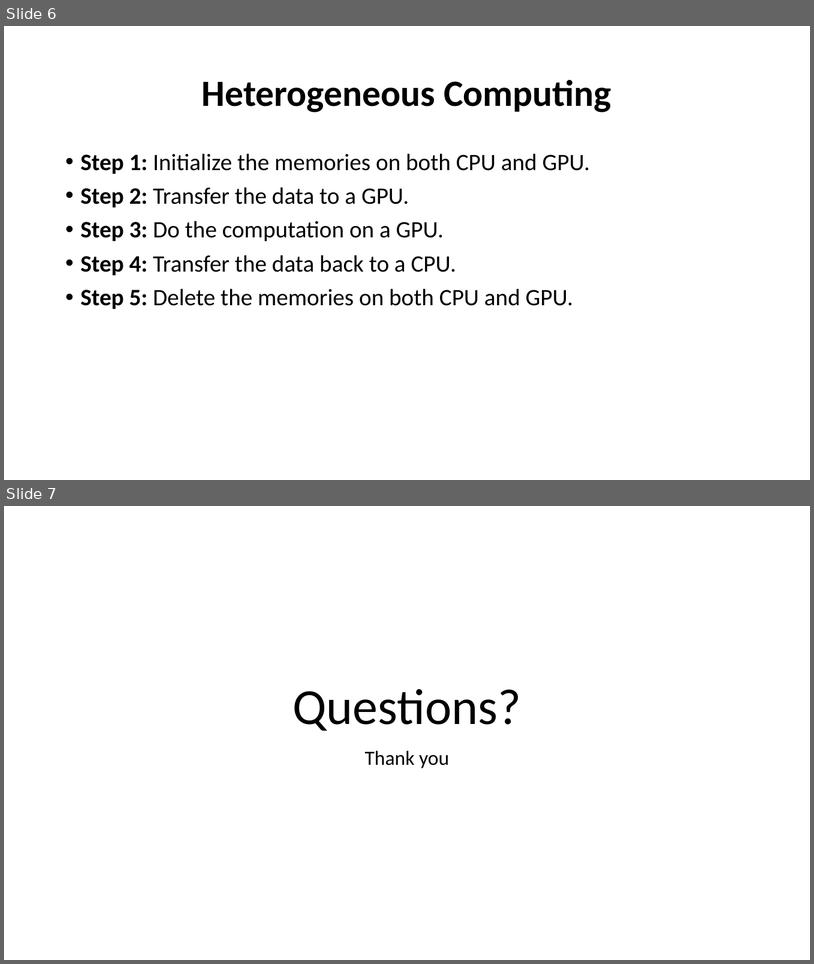
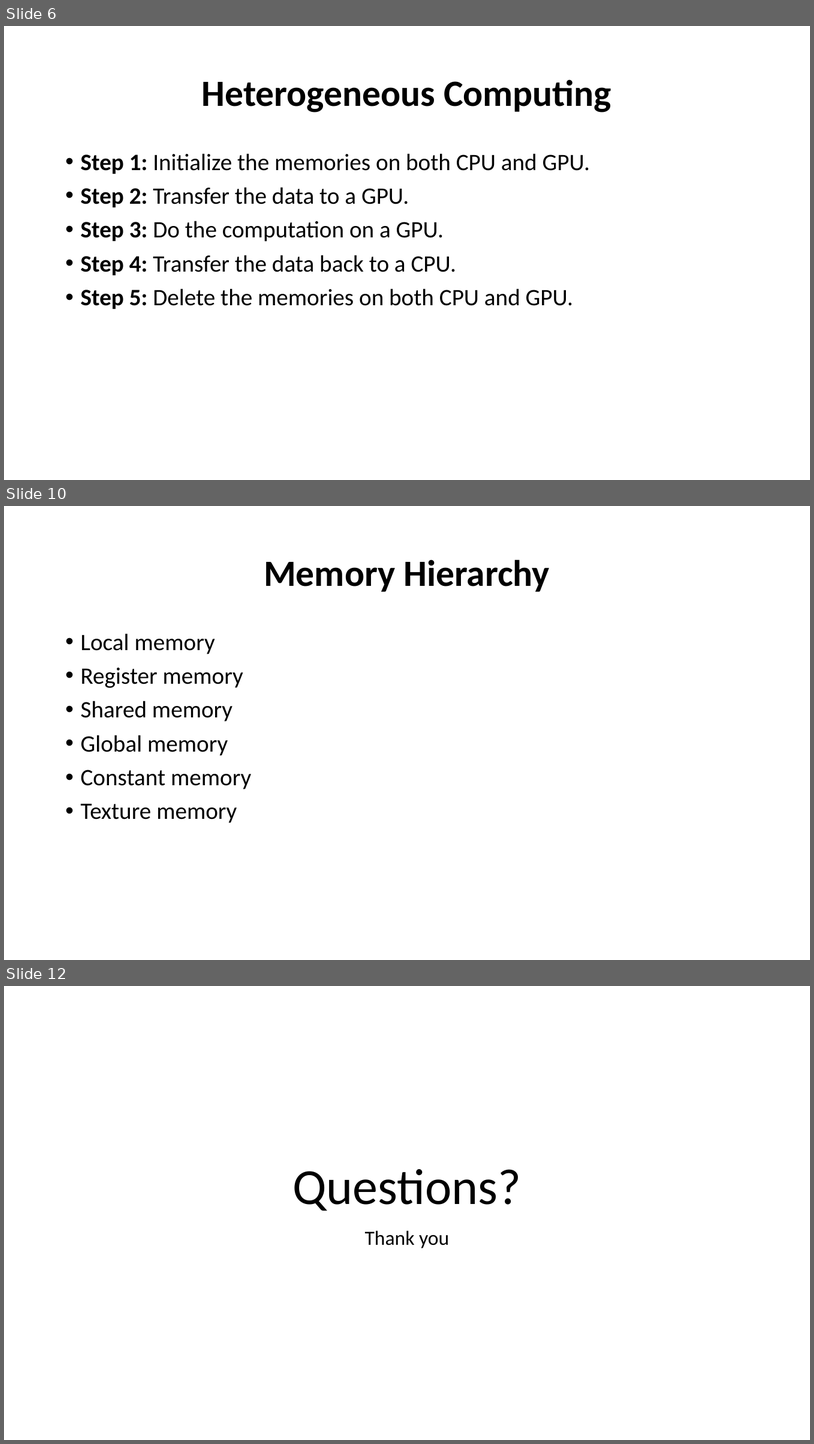
Before and after one commit to look4pritam/ArtificialIntelligence, a slide deck: GPU/GPU.pptx. Shown one above the other, each under a label of ours: slides 6 and 7 before the commit, slides 6, 10 and 12 after it; the slides between them are not shown. The pictures are 814x964 and 814x1444 pixels, drawn with LibreOffice and Linux fonts; fonts in the diff are those of the drawing. Boxes give left, top, right and bottom in pixels: in the first picture for what was removed or moved away, otherwise in the second. Text is boxed around its words. In the diff, an @@ line names an element or a change of style, - is before the commit and + after.

```diff
--- a/GPU/GPU.pptx
+++ b/GPU/GPU.pptx
@@ slide 10 added at [4,506,810,960], background #FFFFFF @@
@@ title added at [264,559,550,592], 44 pt, text #000000, bold @@
+Memory Hierarchy
@@ text added at [81,633,251,823], 28 pt, text #000000 @@
+• Local memory
+• Register memory
+• Shared memory
+• Global memory
+• Constant memory
+• Texture memory
@@ what was slide 7 is now slide 12 @@
```
Also in this commit, not shown: 3 slides changed, 4 other slides added.
